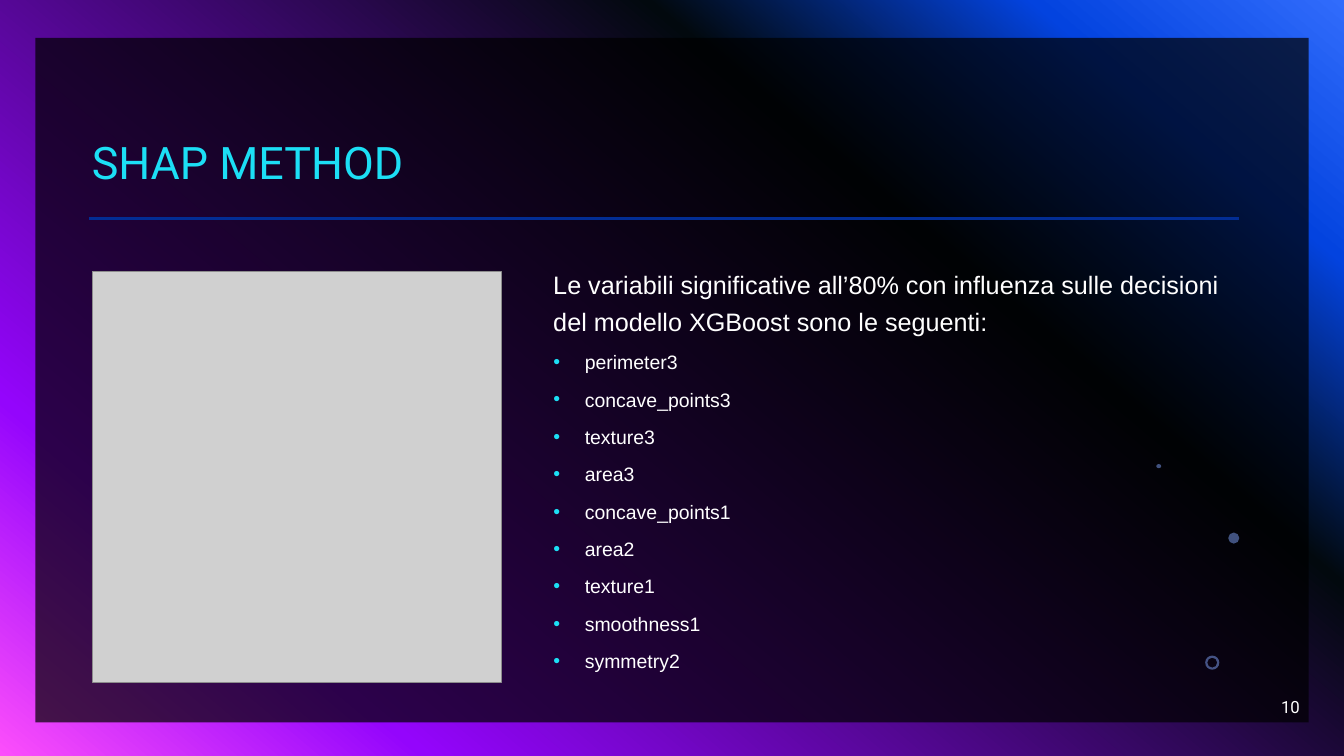
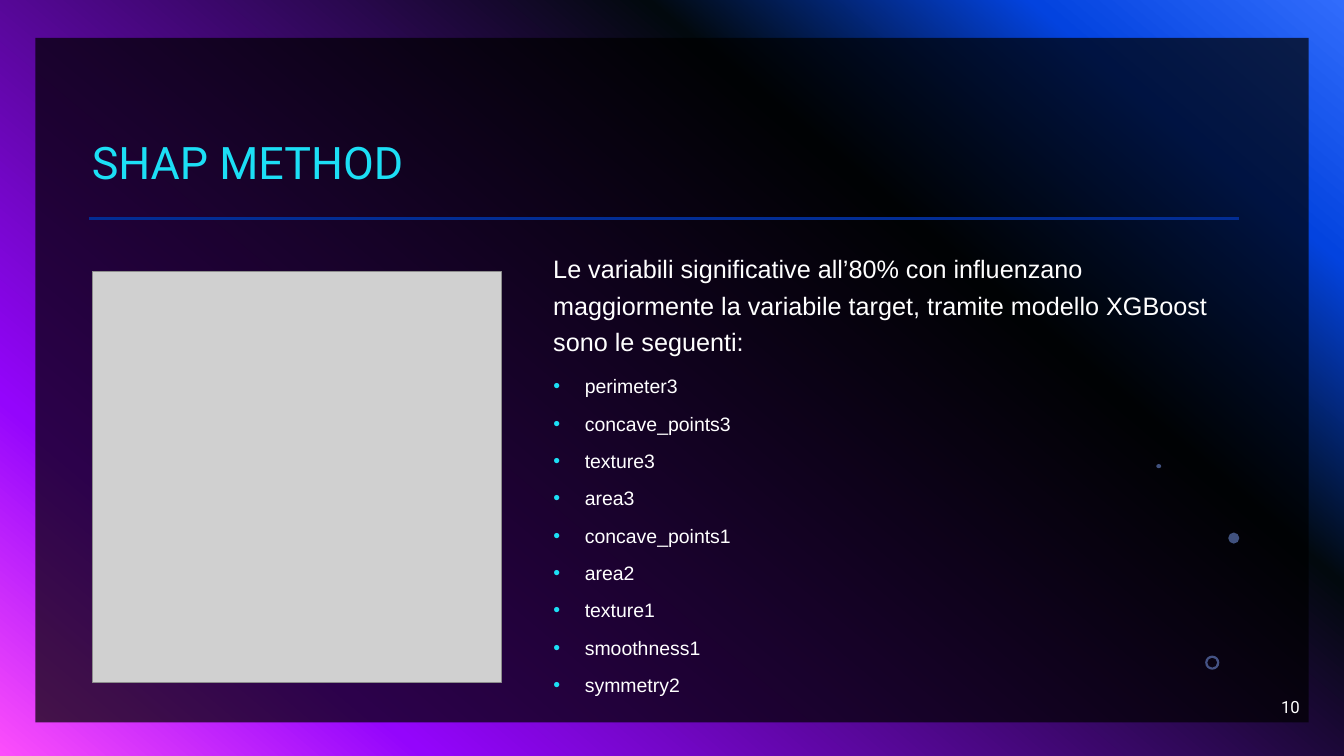
Before and after one commit to Danielevanzan/Progetto_data_proc, a slide deck: slide 10 of Analisi del dataset.pptx. Drawn at 1344x756 pixels with LibreOffice and Linux fonts; fonts in the diff are those of the drawing; grey boxes stand for pictures. Boxes give left, top, right and bottom in pixels: in the first picture for what was removed or moved away, otherwise in the second. Text is boxed around its words. In the diff, an @@ line names an element or a change of style, - is before the commit and + after.

```diff
--- a/Analisi del dataset.pptx
+++ b/Analisi del dataset.pptx
@@ text at (553, 259, 1207, 357): text changed @@
-Le variabili significative all’80% con influenza sulle decisioni del modello XGBoost sono le seguenti:
+Le variabili significative all’80% con influenzano maggiormente la variabile target, tramite modello XGBoost sono le seguenti:
@@ text "perimeter3": place and size @@
-text "perimeter3" at (585, 355, 731, 672)
+text "perimeter3" at (585, 379, 731, 696)
```
Also in this commit, not shown: 1 other slide changed, 1 other file.
